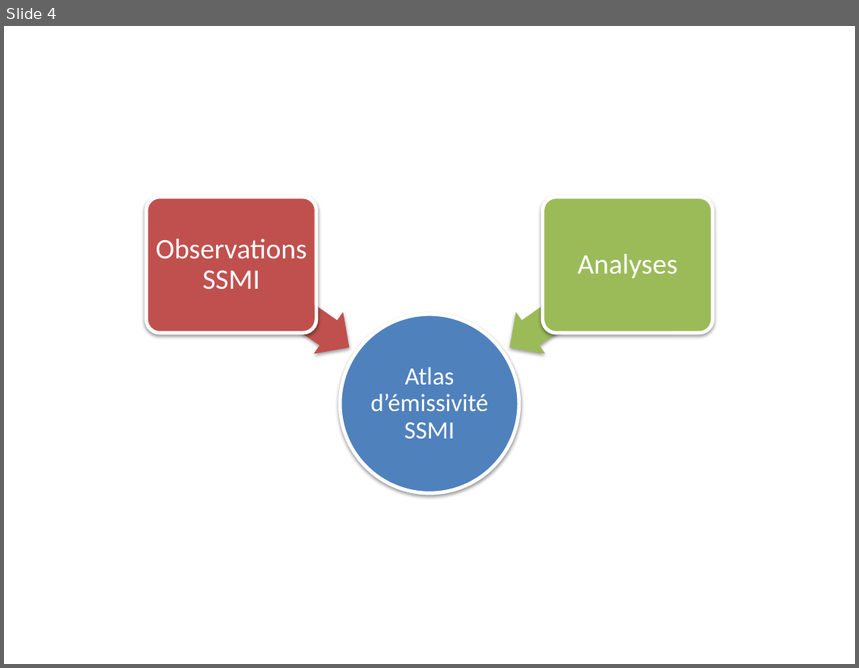
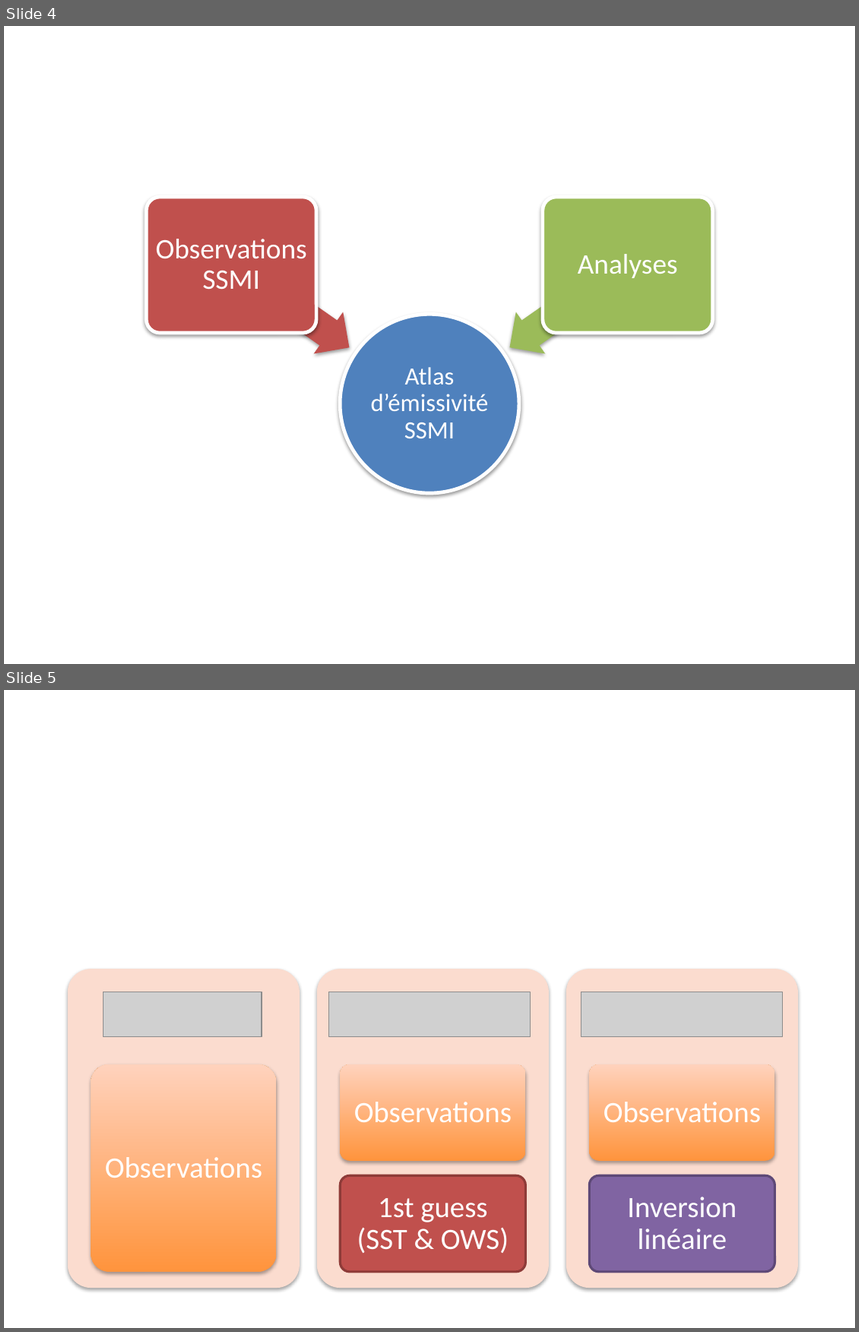
Before and after one commit to FredericBernardo/Thesis-defense, a slide deck: images/originals/models.pptx. Shown one above the other, each under a label of ours: slide 4 before the commit, slides 4 and 5 after it. The pictures are 859x668 and 859x1332 pixels, drawn with LibreOffice and Linux fonts; fonts in the diff are those of the drawing; grey boxes stand for pictures. Boxes give left, top, right and bottom in pixels: in the first picture for what was removed or moved away, otherwise in the second. Text is boxed around its words. In the diff, an @@ line names an element or a change of style, - is before the commit and + after.

```diff
--- a/images/originals/models.pptx
+++ b/images/originals/models.pptx
@@ slide 5 added at bbox=[4, 690, 855, 1328], background #FFFFFF @@
@@ picture added at bbox=[104, 992, 262, 1037] @@
@@ picture added at bbox=[329, 992, 530, 1037] @@
@@ picture added at bbox=[581, 992, 782, 1037] @@
@@ group added at bbox=[68, 969, 798, 1288]: 8 rounded rectangles, 5 texts @@
+Observations
+Observations
+1st guess
+(SST & OWS)
+Observations
+Inversion linéaire
```
Also in this commit, not shown: 3 other slides added, 1 slide removed, 12 other files.
